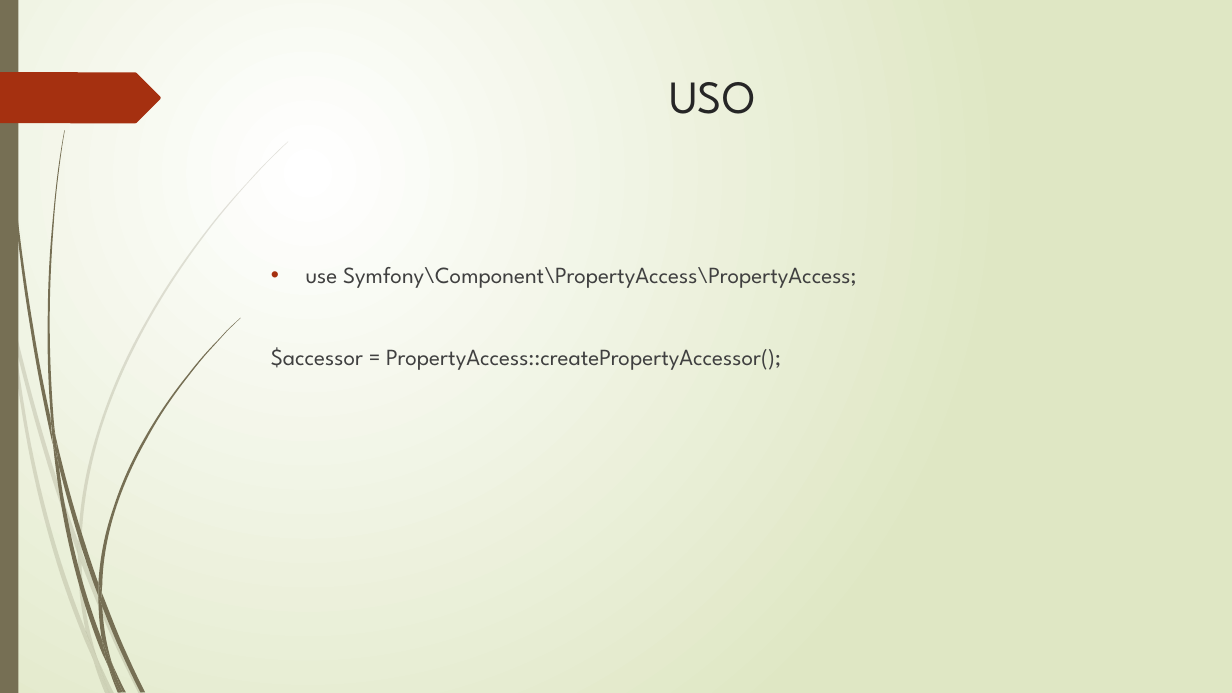
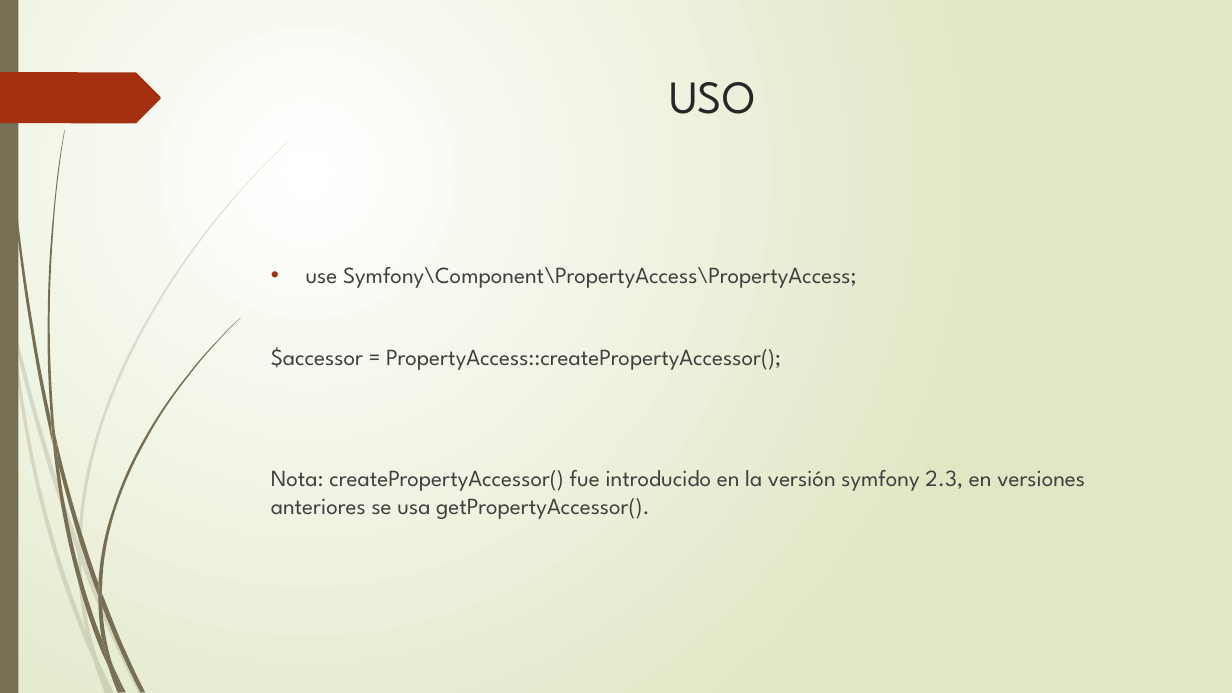
Before and after one commit to jeenson/myproject, a slide deck: slide 3 of Exposición Property Access Component.pptx. Drawn at 1232x693 pixels with LibreOffice and Linux fonts; fonts in the diff are those of the drawing. Boxes give left, top, right and bottom in pixels: in the first picture for what was removed or moved away, otherwise in the second. Text is boxed around its words. In the diff, an @@ line names an element or a change of style, - is before the commit and + after.

```diff
--- a/Exposición Property Access Component.pptx
+++ b/Exposición Property Access Component.pptx
@@ text at <box>271,470,1085,519</box>: paragraph added @@
+Nota: createPropertyAccessor() fue introducido en la versión symfony 2.3, en versiones anteriores se usa getPropertyAccessor().
```
Also in this commit, not shown: 1 other slide changed, 3 slides added, 3 other files.
